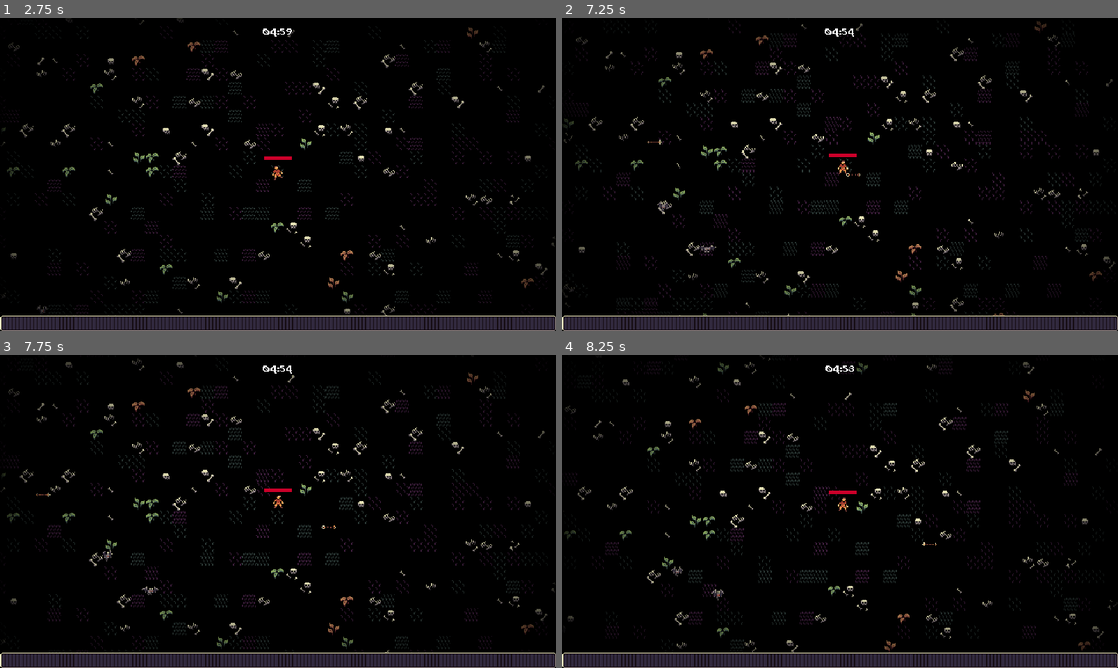
Above: before the commit, frames 1-4 (two rows, left to right).
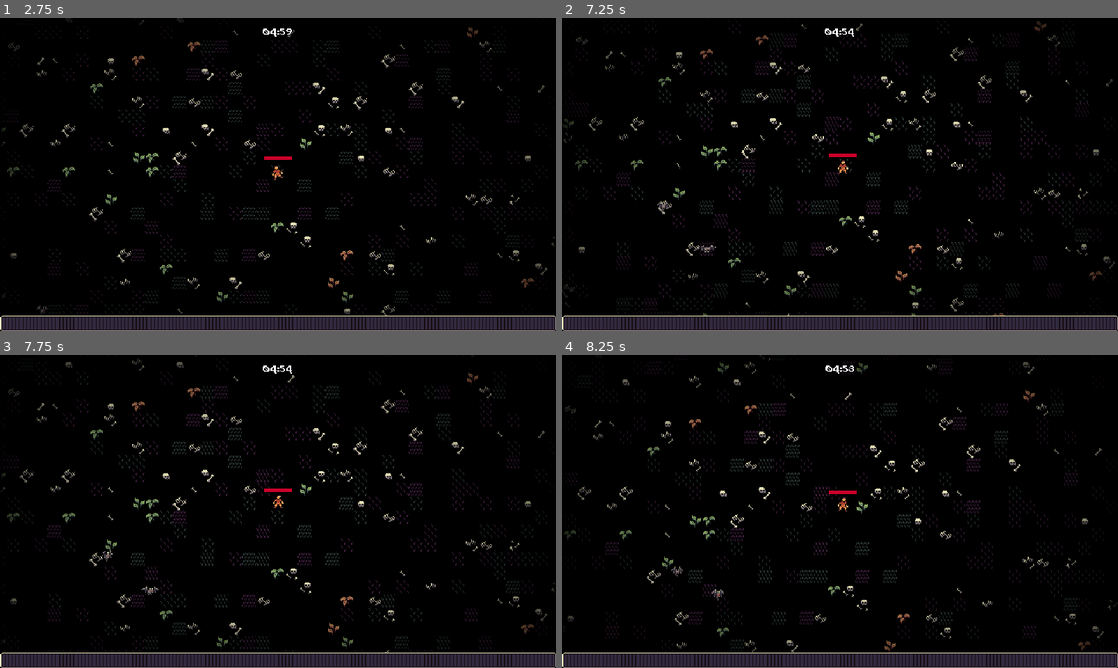
Above: after the commit, the same moments.

Repository: dweckerly/bullet-heaven
Game: Godot game, scene res://scenes/ui/main_menu.tscn
The game is run twice, just before and just after one commit, with the same random seed, the same clock (stepped at 60 frames per second) and the same inputs.
Inputs (mouse positions are in pixels of both pictures, inside the frame that each line leads up to):
- Up to frame 1 (2.75 s): click "PLAY" at 0.5 s; move the mouse to (400, 158) at 1.27 s; press the mouse at (400, 158) at 1.28 s; hold D (move_right) 1.28-2.03 s; move the mouse to (166, 190) at 2.02 s; release the mouse at (166, 190) at 2.03 s; hold S (move_down) from 2.03 s (still down); click (166, 190) at 2.1 s
- Up to frame 2 (7.25 s): move the mouse to (895, 105) at 2.77 s; release S (move_down) at 2.78 s; press the mouse at (895, 105) at 2.78 s; hold D (move_right) 2.78-3.53 s; move the mouse to (812, 237) at 3.52 s; release the mouse at (812, 237) at 3.53 s; hold W (move_up) 3.53-4.28 s; click (812, 237) at 3.6 s; move the mouse to (1006, 221) at 4.27 s; press the mouse at (1006, 221) at 4.28 s; hold A (move_left) 4.28-5.78 s; move the mouse to (673, 127) at 5.02 s; release the mouse at (673, 127) at 5.03 s; click (673, 127) at 5.1 s; move the mouse to (867, 174) at 5.77 s; press the mouse at (867, 174) at 5.78 s; hold S (move_down) 5.78-6.53 s; move the mouse to (756, 96) at 6.52 s; release the mouse at (756, 96) at 6.53 s; hold D (move_right) from 6.53 s (still down); click (756, 96) at 6.6 s
- Up to frame 3 (7.75 s): move the mouse to (400, 495) at 7.27 s; release D (move_right) at 7.28 s; press the mouse at (400, 495) at 7.28 s; hold W (move_up) from 7.28 s (still down)
- Up to frame 4 (8.25 s): move the mouse to (728, 527) at 8.02 s; release W (move_up) at 8.03 s; release the mouse at (728, 527) at 8.03 s; hold D (move_right) from 8.03 s (still down); click (728, 527) at 8.1 s

Frame 1 is identical in both runs. In frame 2, less than 0.1% of the frame differs, in the area x 15-54%, y 38-51%; in frame 3, less than 0.1%, in the area x 6-61%, y 44-56%; in frame 4, less than 0.1%.

Commit message:
fist ability

Diff:
--- /dev/null
+++ b/resources/upgrades/fist.tres
@@ -0,0 +1,13 @@
+[gd_resource type="Resource" script_class="Ability" load_steps=3 format=3 uid="uid://ys7cqs05mo4q"]
+
+[ext_resource type="PackedScene" uid="uid://v6vsrmpp0yef" path="res://scenes/ability/fist/fist_ability_controller/fist_ability_controller.tscn" id="1_rijn4"]
+[ext_resource type="Script" uid="uid://dub5boqo31n4u" path="res://resources/upgrades/ability.gd" id="2_1kgnn"]
+
+[resource]
+script = ExtResource("2_1kgnn")
+ability_controller_scene = ExtResource("1_rijn4")
+id = "fist"
+max_quantity = 1
+name = "Fist"
+description = "Spawns a powerful punch to knockback the nearest enemies."
+metadata/_custom_type_script = "uid://dub5boqo31n4u"
--- a/scenes/ability/bow/bow_ability.gd
+++ b/scenes/ability/bow/bow_ability.gd
@@ -23,7 +23,6 @@
 
 
 func on_area_entered(other_area: Area2D) -> void:
-	print("on area entered")
 	if not other_area is HurtboxComponent:
 		return
 	hits += 1
--- /dev/null
+++ b/scenes/ability/fist/fist_ability.gd
@@ -0,0 +1,4 @@
+extends Node2D
+class_name FistAbility
+
+@onready var hitbox_component: HitboxComponent = $HitboxComponent
--- /dev/null
+++ b/scenes/ability/fist/fist_ability.tscn
@@ -0,0 +1,102 @@
+[gd_scene load_steps=8 format=3 uid="uid://djnjfnglndlxn"]
+
+[ext_resource type="Texture2D" uid="uid://dwg30pnafbjeh" path="res://assets/objects/fist.png" id="1_0b4km"]
+[ext_resource type="Script" uid="uid://38x7nx82aycm" path="res://scenes/ability/fist/fist_ability.gd" id="1_c7lrg"]
+[ext_resource type="PackedScene" uid="uid://db4hbpxr8eu7i" path="res://scenes/component/hitbox_component.tscn" id="2_c7lrg"]
+
+[sub_resource type="Animation" id="Animation_n8l3n"]
+resource_name = "default"
+length = 0.5
+step = 0.01
+tracks/0/type = "value"
+tracks/0/imported = false
+tracks/0/enabled = true
+tracks/0/path = NodePath("Sprite2D:scale")
+tracks/0/interp = 2
+tracks/0/loop_wrap = true
+tracks/0/keys = {
+"times": PackedFloat32Array(0, 0.07, 0.4),
+"transitions": PackedFloat32Array(1, 1, 1),
+"update": 0,
+"values": [Vector2(0, 0), Vector2(1.4, 1.4), Vector2(1, 1)]
+}
+tracks/1/type = "value"
+tracks/1/imported = false
+tracks/1/enabled = true
+tracks/1/path = NodePath("HitboxComponent/CollisionShape2D:disabled")
+tracks/1/interp = 1
+tracks/1/loop_wrap = true
+tracks/1/keys = {
+"times": PackedFloat32Array(0, 0.07, 0.38),
+"transitions": PackedFloat32Array(1, 1, 1),
+"update": 1,
+"values": [true, false, true]
+}
+tracks/2/type = "method"
+tracks/2/imported = false
+tracks/2/enabled = true
+tracks/2/path = NodePath(".")
+tracks/2/interp = 1
+tracks/2/loop_wrap = true
+tracks/2/keys = {
+"times": PackedFloat32Array(0.5),
+"transitions": PackedFloat32Array(1),
+"values": [{
+"args": [],
+"method": &"queue_free"
+}]
+}
+
+[sub_resource type="Animation" id="Animation_36usn"]
+length = 0.001
+tracks/0/type = "value"
+tracks/0/imported = false
+tracks/0/enabled = true
+tracks/0/path = NodePath("Sprite2D:scale")
+tracks/0/interp = 1
+tracks/0/loop_wrap = true
+tracks/0/keys = {
+"times": PackedFloat32Array(0),
+"transitions": PackedFloat32Array(1),
+"update": 0,
+"values": [Vector2(1, 1)]
+}
+tracks/1/type = "value"
+tracks/1/imported = false
+tracks/1/enabled = true
+tracks/1/path = NodePath("HitboxComponent/CollisionShape2D:disabled")
+tracks/1/interp = 1
+tracks/1/loop_wrap = true
+tracks/1/keys = {
+"times": PackedFloat32Array(0),
+"transitions": PackedFloat32Array(1),
+"update": 1,
+"values": [false]
+}
+
+[sub_resource type="AnimationLibrary" id="AnimationLibrary_wgyvw"]
+_data = {
+&"RESET": SubResource("Animation_36usn"),
+&"default": SubResource("Animation_n8l3n")
+}
+
+[sub_resource type="CircleShape2D" id="CircleShape2D_oxvar"]
+radius = 11.0
+
+[node name="FistAbility" type="Node2D"]
+script = ExtResource("1_c7lrg")
+
+[node name="AnimationPlayer" type="AnimationPlayer" parent="."]
+libraries = {
+&"": SubResource("AnimationLibrary_wgyvw")
+}
+autoplay = "default"
+
+[node name="Sprite2D" type="Sprite2D" parent="."]
+rotation = 1.5708
+texture = ExtResource("1_0b4km")
+
+[node name="HitboxComponent" parent="." instance=ExtResource("2_c7lrg")]
+
+[node name="CollisionShape2D" type="CollisionShape2D" parent="HitboxComponent"]
+shape = SubResource("CircleShape2D_oxvar")
--- /dev/null
+++ b/scenes/ability/fist/fist_ability_controller/fist_ability_controller.gd
@@ -0,0 +1,51 @@
+extends Node
+
+const MAX_RANGE: float = 60.0
+
+@export var fist_ability: PackedScene
+@onready var timer: Timer = $Timer
+
+var base_damage = 3
+var knockback_strength = 100
+var additional_damage_percent = 1
+var last_movement_vector = Vector2.RIGHT
+var direction = Vector2.RIGHT.angle()
+var player
+
+
+func _ready() -> void:
+	timer.timeout.connect(on_timer_timeout)
+	player = get_tree().get_first_node_in_group("player") as Player
+
+
+func on_timer_timeout() -> void:
+	var player = get_tree().get_first_node_in_group("player") as Node2D
+	if player == null:
+		return
+
+	var enemies = get_tree().get_nodes_in_group("enemy")
+	enemies = enemies.filter(
+		func(enemy: Node2D):
+			return enemy.global_position.distance_squared_to(player.global_position) < pow(MAX_RANGE, 2)
+	)
+	if enemies.size() == 0:
+		return
+
+	enemies.sort_custom(
+		func(a: Node2D, b: Node2D):
+			var a_distance = a.global_position.distance_squared_to(player.global_position)
+			var b_distance = b.global_position.distance_squared_to(player.global_position)
+			return a_distance < b_distance
+	)
+
+	var fist_instance = fist_ability.instantiate() as FistAbility
+	var foreground_layer = get_tree().get_first_node_in_group("foreground_layer")
+	foreground_layer.add_child(fist_instance)
+	fist_instance.hitbox_component.damage = base_damage * additional_damage_percent
+	fist_instance.hitbox_component.knockback = knockback_strength
+
+	fist_instance.global_position = enemies[0].global_position
+	fist_instance.global_position += Vector2.RIGHT.rotated(randf_range(0, TAU)) * 4
+
+	var enemy_direction = enemies[0].global_position - fist_instance.global_position
+	fist_instance.rotation = enemy_direction.angle()
--- /dev/null
+++ b/scenes/ability/fist/fist_ability_controller/fist_ability_controller.tscn
@@ -0,0 +1,12 @@
+[gd_scene load_steps=3 format=3 uid="uid://v6vsrmpp0yef"]
+
+[ext_resource type="Script" uid="uid://de0b4g6ijw1o0" path="res://scenes/ability/fist/fist_ability_controller/fist_ability_controller.gd" id="1_dll5k"]
+[ext_resource type="PackedScene" uid="uid://djnjfnglndlxn" path="res://scenes/ability/fist/fist_ability.tscn" id="2_i4ohe"]
+
+[node name="FistAbilityController" type="Node"]
+script = ExtResource("1_dll5k")
+fist_ability = ExtResource("2_i4ohe")
+
+[node name="Timer" type="Timer" parent="."]
+wait_time = 2.0
+autostart = true
--- a/scenes/component/velocity_component.gd
+++ b/scenes/component/velocity_component.gd
@@ -18,8 +18,6 @@
 
 	var direction = Vector2.ZERO
 	if knockback > 0:
-		print("knockback triggered")
-		print(knockback)
 		direction = (owner_node2d.global_position - player.global_position).normalized()
 		knockback = lerp(knockback, 0.0, 0.5)
 		if knockback < 0.001:
--- a/scenes/game_object/player/player.tscn
+++ b/scenes/game_object/player/player.tscn
@@ -9,7 +9,7 @@
 [ext_resource type="AudioStream" uid="uid://bb5b4sbxoq5s3" path="res://assets/audio/sfx/Player hit 002.wav" id="4_oxhc3"]
 [ext_resource type="AudioStream" uid="uid://db78hxxr6av6h" path="res://assets/audio/sfx/Player hit 003.wav" id="5_mxgtx"]
 [ext_resource type="AudioStream" uid="uid://57x23cjxguh6" path="res://assets/audio/sfx/Player hit 004.wav" id="6_l1g56"]
-[ext_resource type="PackedScene" uid="uid://6vnw0yfwhxv3" path="res://scenes/ability/bow/bow_ability_controller/bow_ability_controller.tscn" id="10_gbew5"]
+[ext_resource type="PackedScene" uid="uid://v6vsrmpp0yef" path="res://scenes/ability/fist/fist_ability_controller/fist_ability_controller.tscn" id="9_28lpv"]
 
 [sub_resource type="Animation" id="Animation_tj6oj"]
 length = 0.001
@@ -133,7 +133,7 @@
 
 [node name="Abilities" type="Node" parent="."]
 
-[node name="BowAbilityController" parent="Abilities" instance=ExtResource("10_gbew5")]
+[node name="FistAbilityController" parent="Abilities" instance=ExtResource("9_28lpv")]
 
 [node name="DamageIntervalTimer" type="Timer" parent="."]
 wait_time = 0.5
Not shown, added: scenes/ability/fist/fist_ability.gd.uid
Not shown, added: scenes/ability/fist/fist_ability_controller/fist_ability_controller.gd.uid
